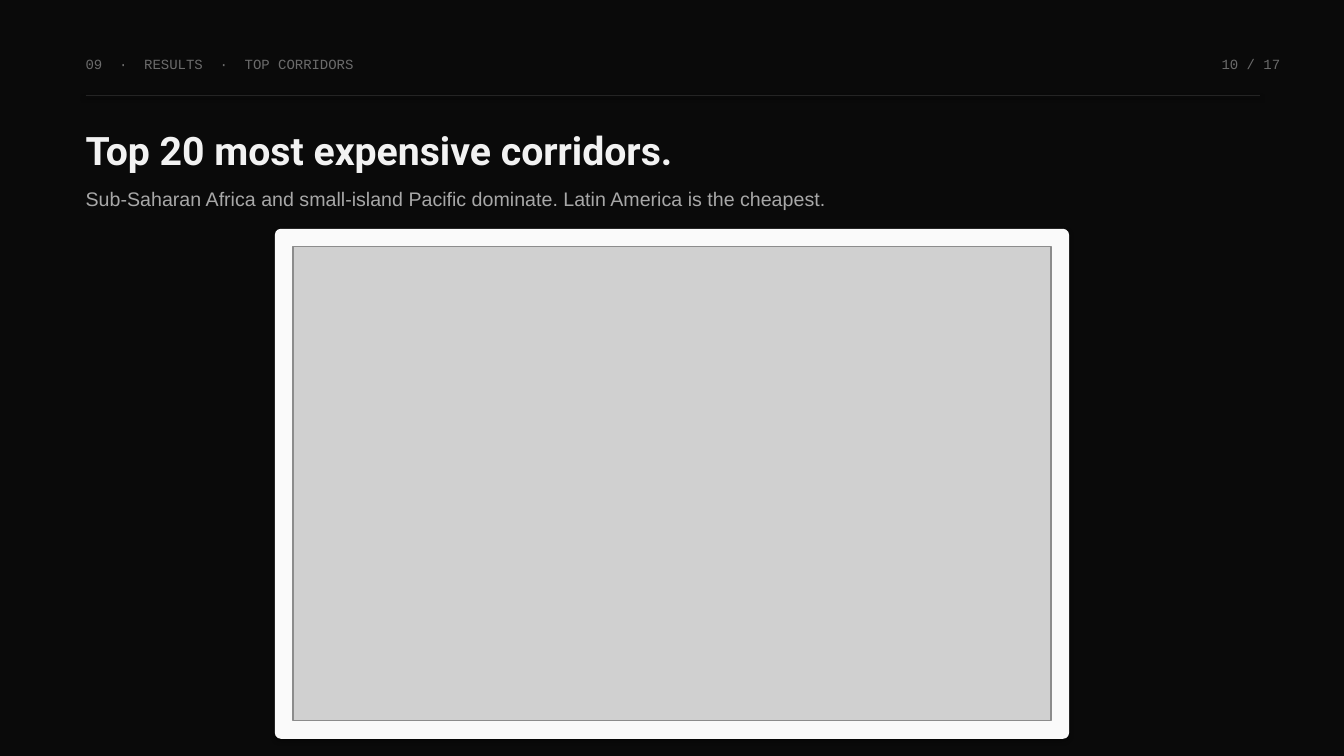
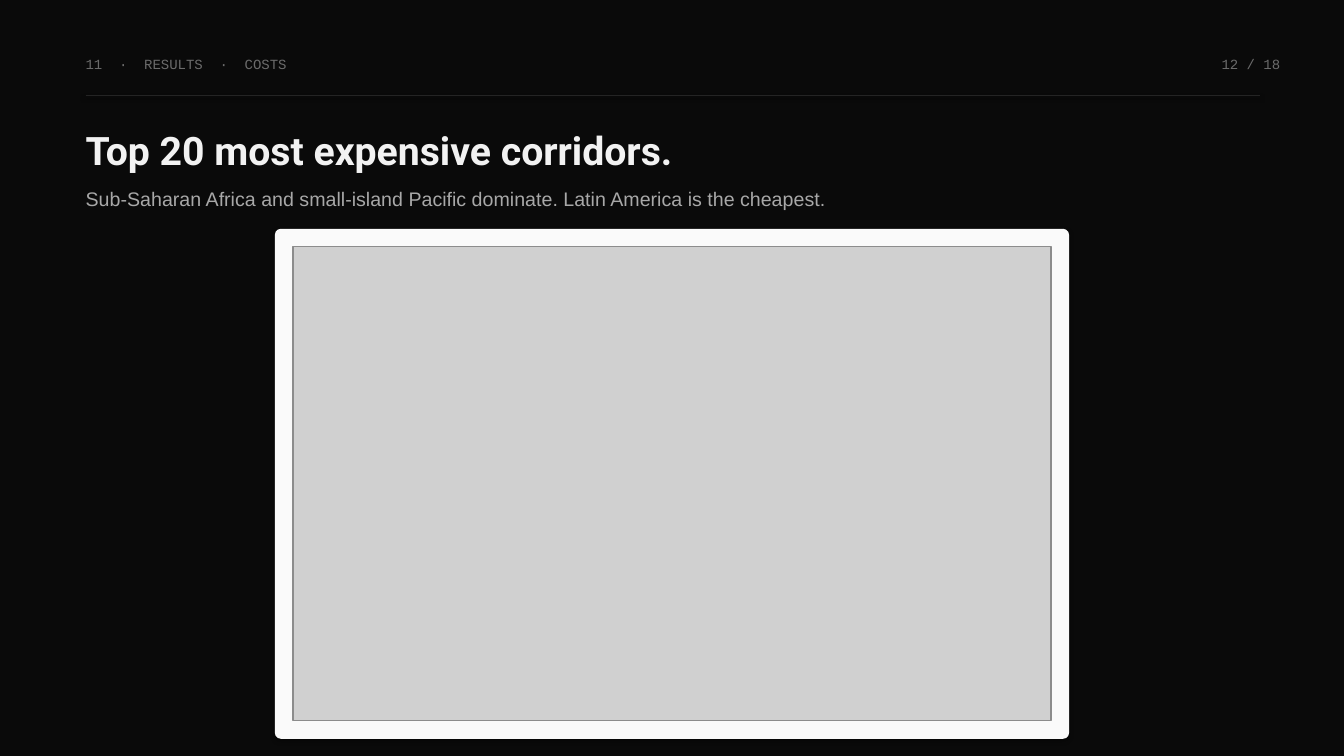
Before and after one commit to ronitdhansoia/fds, a slide deck: slide 12 of report/MigrantMoney_Presentation.pptx (slide 10 before the commit). Drawn at 1344x756 pixels with LibreOffice and Linux fonts; fonts in the diff are those of the drawing; grey boxes stand for pictures. Boxes give left, top, right and bottom in pixels: in the first picture for what was removed or moved away, otherwise in the second. Text is boxed around its words. In the diff, an @@ line names an element or a change of style, - is before the commit and + after.

```diff
--- a/report/MigrantMoney_Presentation.pptx
+++ b/report/MigrantMoney_Presentation.pptx
@@ text at box(86, 60, 287, 69): text changed @@
-09 · RESULTS · TOP CORRIDORS
+11 · RESULTS · COSTS
@@ text at box(1222, 60, 1280, 69): text changed @@
-10 / 17
+12 / 18
```
Also in this commit, not shown: 14 other slides changed, 3 slides added, 2 slides removed, 1 other file.
